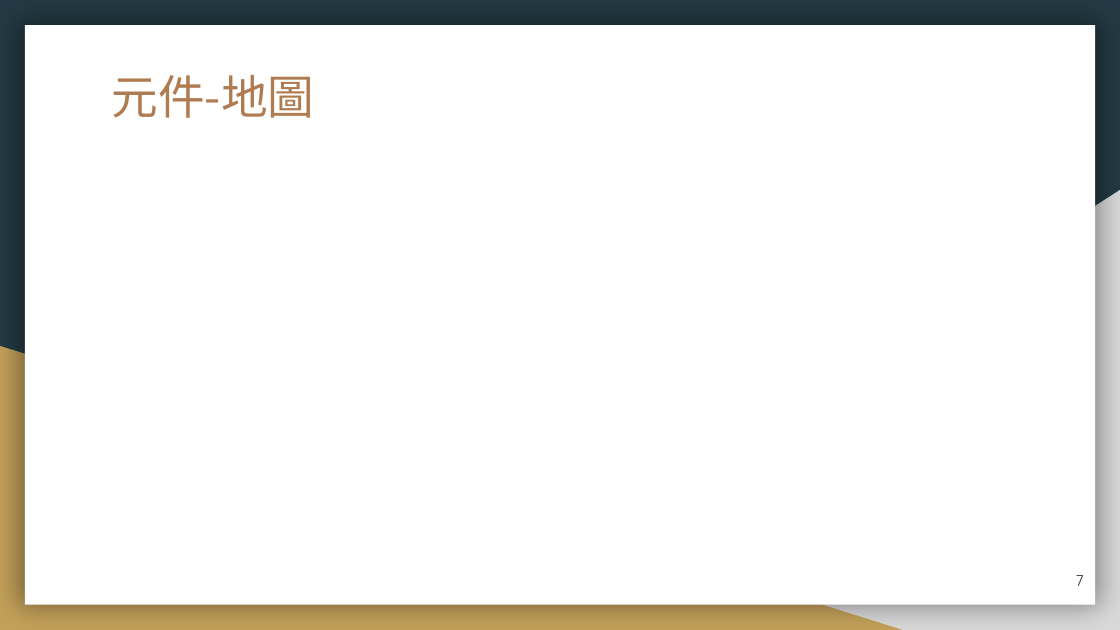
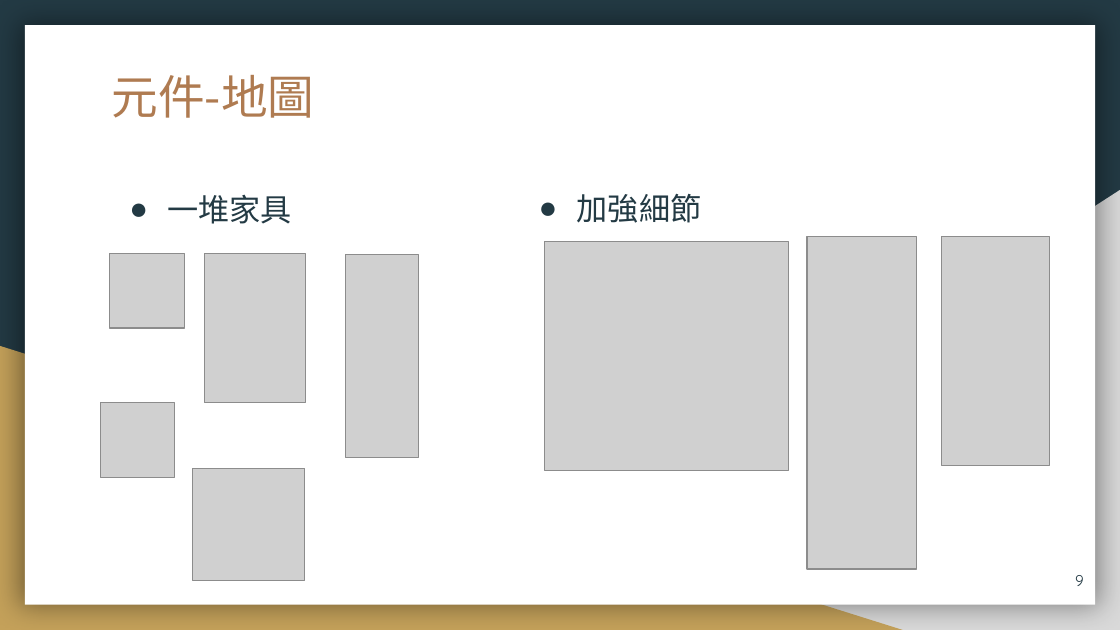
Before and after one commit to 106971001/AI, a slide deck: slide 9 of AI_Filnal_ppt.pptx (slide 7 before the commit). Drawn at 1120x630 pixels with LibreOffice and Linux fonts; fonts in the diff are those of the drawing; grey boxes stand for pictures. Boxes give left, top, right and bottom in pixels: in the first picture for what was removed or moved away, otherwise in the second. Text is boxed around its words. In the diff, an @@ line names an element or a change of style, - is before the commit and + after.

```diff
--- a/AI_Filnal_ppt.pptx
+++ b/AI_Filnal_ppt.pptx
@@ text added at [168,194,293,224], 20 pt, text #233A44 @@
+● 一堆家具
@@ text added at [577,194,702,223], 20 pt, text #233A44 @@
+● 加強細節
@@ picture added at [808,236,917,569] @@
@@ picture added at [942,236,1049,465] @@
@@ picture added at [110,253,185,328] @@
@@ picture added at [204,253,305,403] @@
@@ picture added at [346,254,419,458] @@
@@ picture added at [544,242,788,470] @@
@@ picture added at [101,403,176,478] @@
@@ picture added at [193,468,305,580] @@
@@ page number at [1075,575,1084,586]: text changed @@
-7
+9
```
Also in this commit, not shown: 9 other slides changed, 5 slides added, 2 slides removed, 3 other files.
